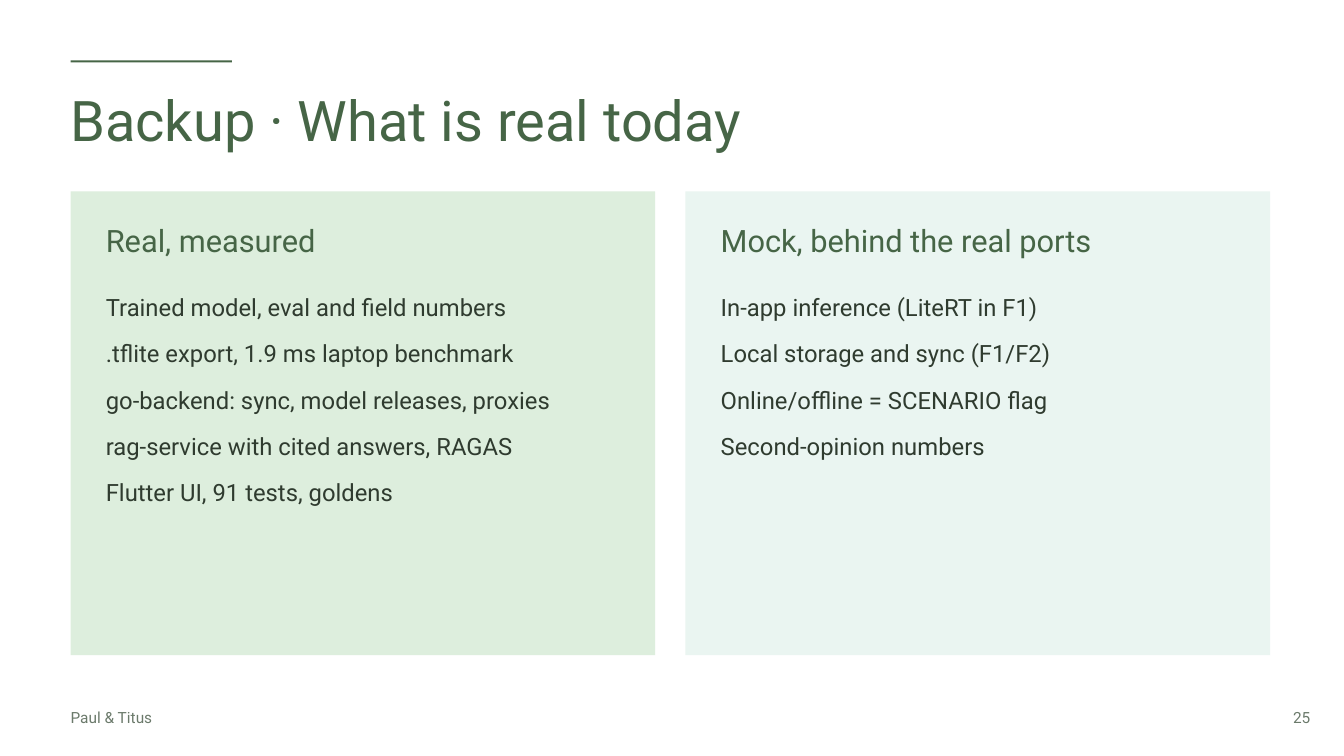
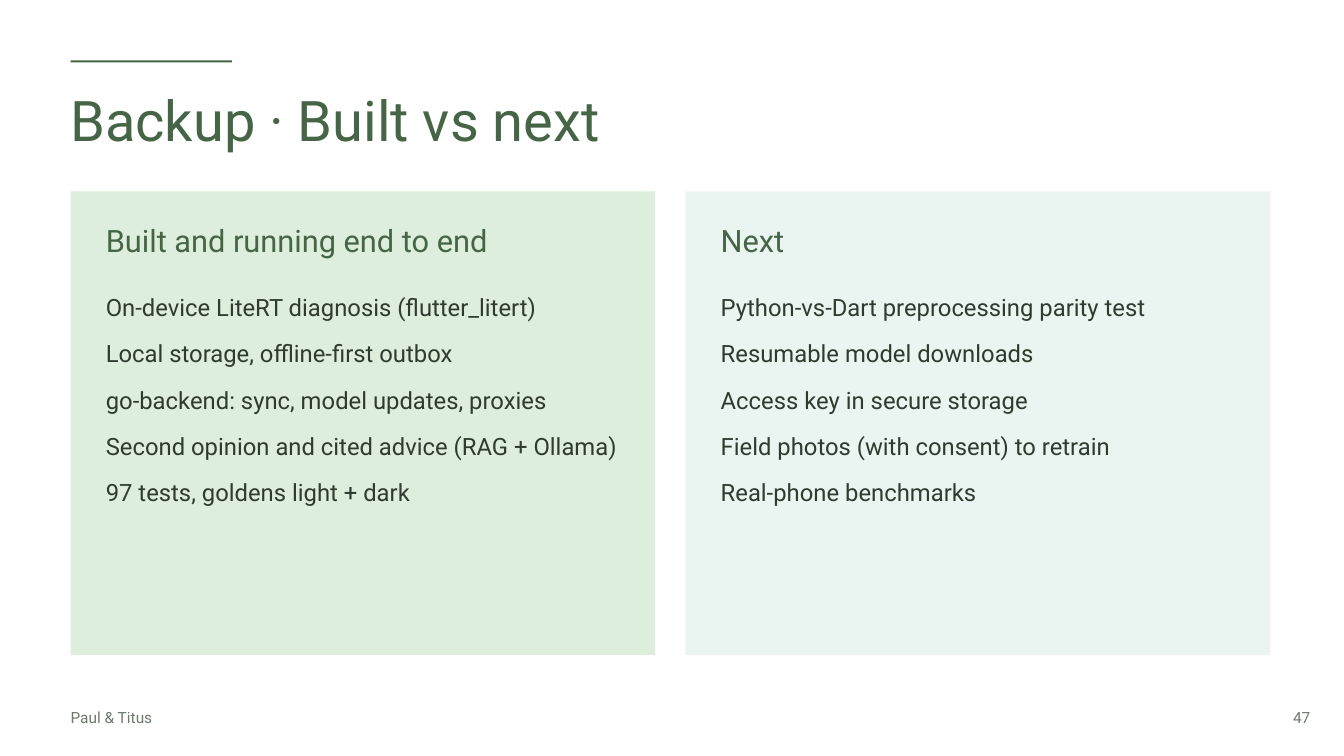
Before and after one commit to Paulmburu/ai-crop-disease-platform, a slide deck: slide 47 of docs/presentation/LeafCheck_FlutterconKE.pptx (slide 25 before the commit). Drawn at 1344x756 pixels with LibreOffice and Linux fonts; fonts in the diff are those of the drawing. Boxes give left, top, right and bottom in pixels: in the first picture for what was removed or moved away, otherwise in the second. Text is boxed around its words. In the diff, an @@ line names an element or a change of style, - is before the commit and + after.

```diff
--- a/docs/presentation/LeafCheck_FlutterconKE.pptx
+++ b/docs/presentation/LeafCheck_FlutterconKE.pptx
@@ text at (71, 99, 600, 153): text changed @@
-Backup · What is real today
+Backup · Built vs next
@@ text at (106, 229, 488, 259): text changed @@
-Real, measured
+Built and running end to end
@@ text at (721, 230, 785, 253): text changed @@
-Mock, behind the real ports
+Next
@@ text at (106, 297, 617, 506): text changed @@
-Trained model, eval and field numbers
-.tflite export, 1.9 ms laptop benchmark
-go-backend: sync, model releases, proxies
-rag-service with cited answers, RAGAS
-Flutter UI, 91 tests, goldens
+On-device LiteRT diagnosis (flutter_litert)
+Local storage, offline-first outbox
+go-backend: sync, model updates, proxies
+Second opinion and cited advice (RAG + Ollama)
+97 tests, goldens light + dark
@@ text at (721, 298, 1146, 506): text changed @@
-In-app inference (LiteRT in F1)
-Local storage and sync (F1/F2)
-Online/offline = SCENARIO flag
-Second-opinion numbers
+Python-vs-Dart preprocessing parity test
+Resumable model downloads
+Access key in secure storage
+Field photos (with consent) to retrain
+Real-phone benchmarks
@@ text at (1293, 712, 1310, 723): text changed @@
-25
+47
```
Also in this commit, not shown: 17 other slides changed, 30 slides added, 7 slides removed, 12 other files.
